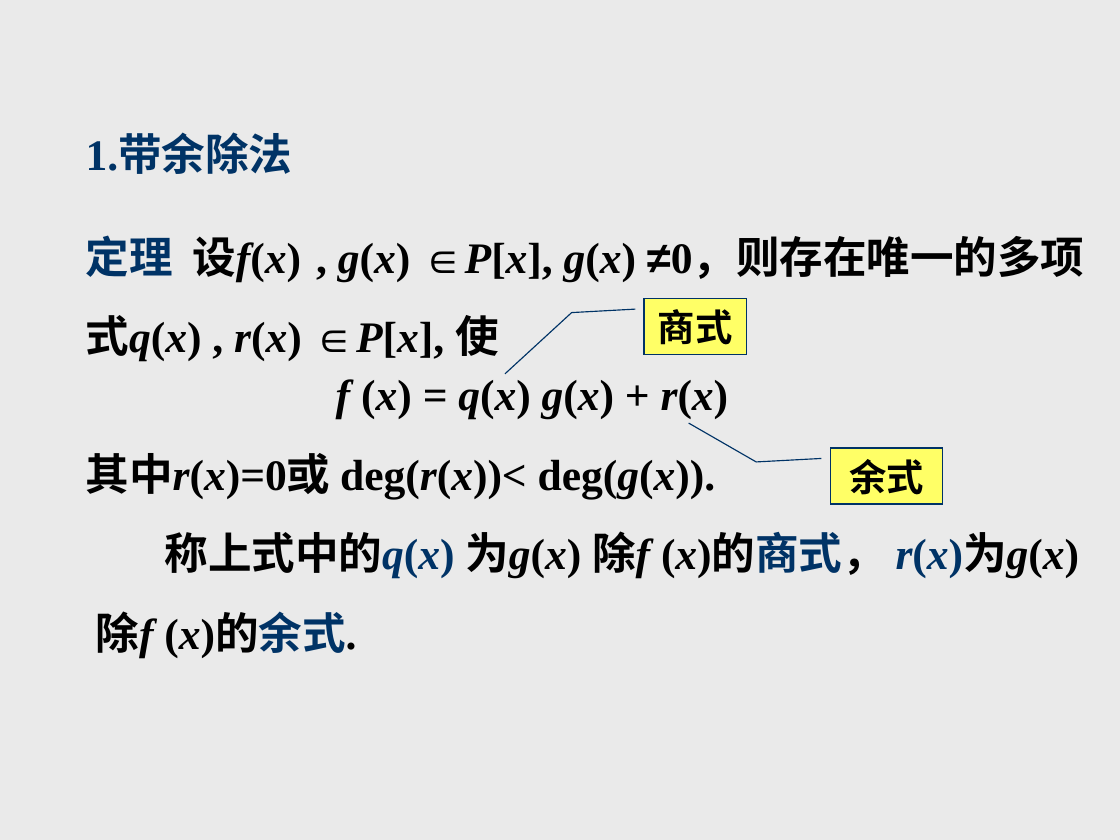
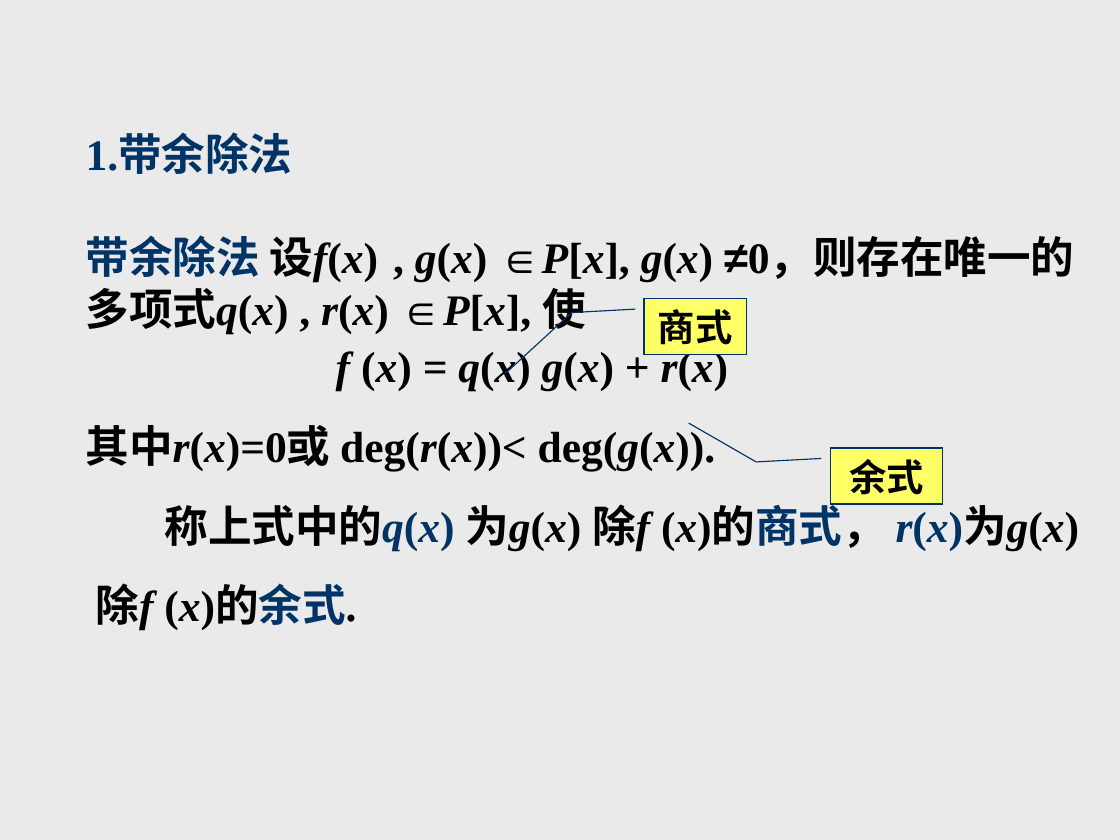
Before and after one commit to zhangbiaomath/zhangbiaomath.github.io, a slide deck: slide 16 of teaching/gaodai/课件/第1章-多项式.ppt. Drawn at 1120x840 pixels with LibreOffice and Linux fonts; fonts in the diff are those of the drawing. Boxes give left, top, right and bottom in pixels: in the first picture for what was removed or moved away, otherwise in the second. Text is boxed around its words. In the diff, an @@ line names an element or a change of style, - is before the commit and + after.

```diff
--- a/teaching/gaodai/课件/第1章-多项式.ppt
+++ b/teaching/gaodai/课件/第1章-多项式.ppt
@@ text at box(86, 235, 1074, 336): text changed @@
-定理 设f(x) , g(x) ∈P[x], g(x) ≠0，则存在唯一的多项
-式q(x) , r(x) ∈P[x], 使
+带余除法 设f(x) , g(x) ∈P[x], g(x) ≠0，则存在唯一的多项式q(x) , r(x) ∈P[x], 使
@@ text at box(86, 348, 1080, 631): indent changed @@
```
Also in this commit, not shown: 14 other slides changed, 4 other files.
